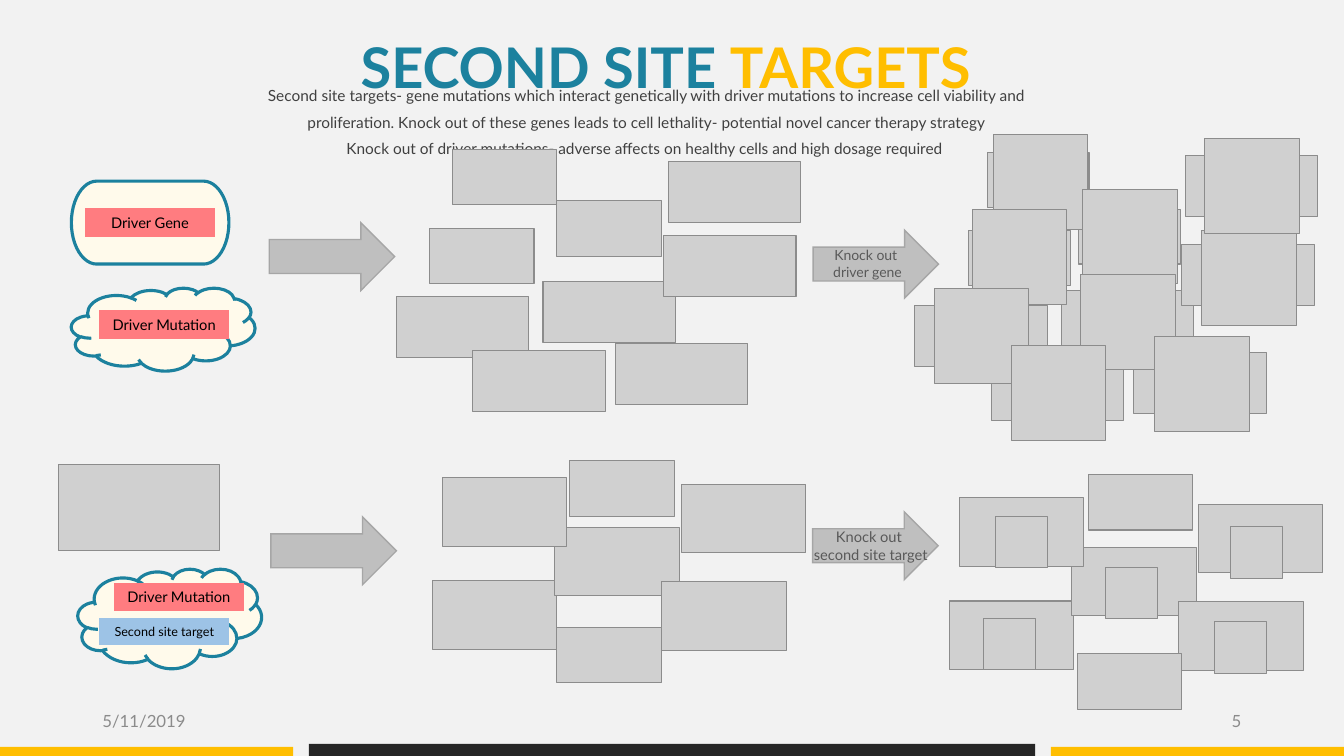
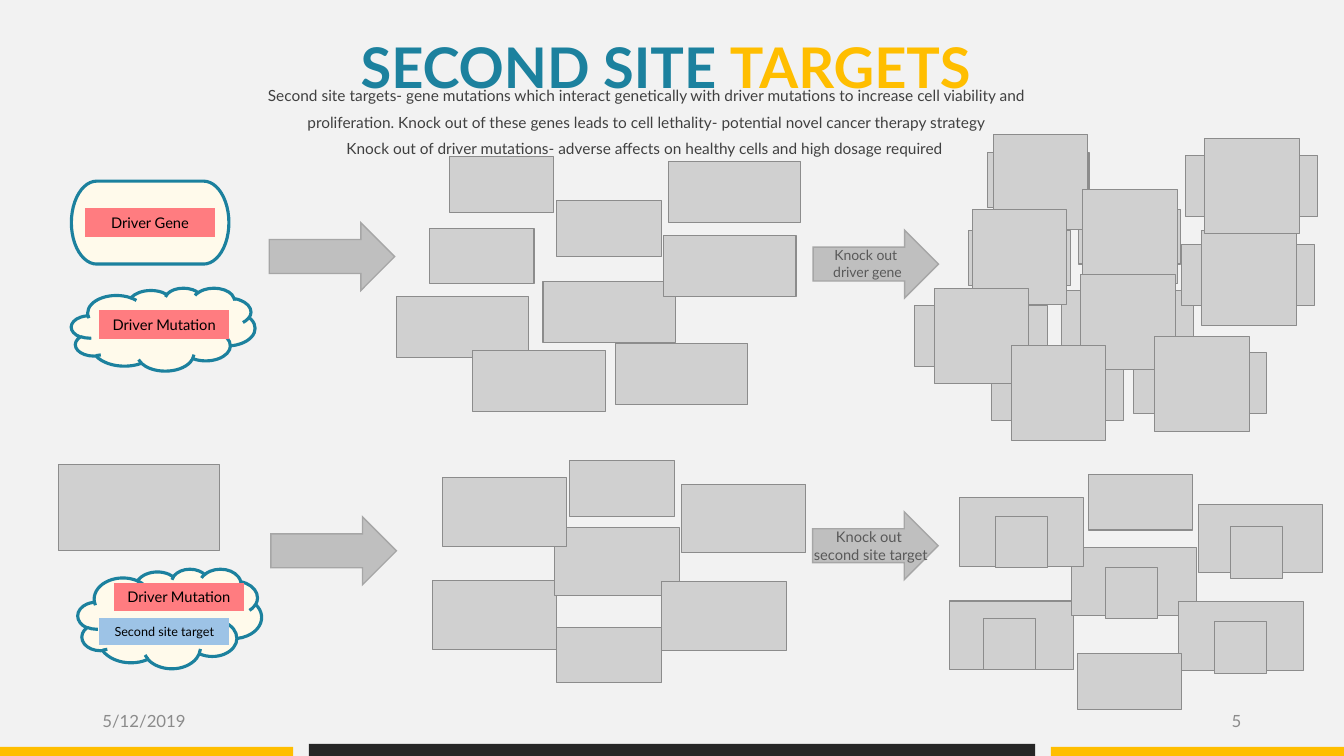
Before and after one commit to datascience-mobi/group-04-project-1-4, a slide deck: slide 5 of Folien Elias.pptx. Drawn at 1344x756 pixels with LibreOffice and Linux fonts; fonts in the diff are those of the drawing; grey boxes stand for pictures. Boxes give left, top, right and bottom in pixels: in the first picture for what was removed or moved away, otherwise in the second. Text is boxed around its words. In the diff, an @@ line names an element or a change of style, - is before the commit and + after.

```diff
--- a/Folien Elias.pptx
+++ b/Folien Elias.pptx
@@ picture: place and size @@
-picture at (453, 149, 558, 205)
+picture at (450, 156, 555, 212)
@@ text at (102, 715, 185, 728): text changed @@
-5/11/2019
+5/12/2019
```
Also in this commit, not shown: 12 other slides changed, 4 slides added, 4 slides removed.
